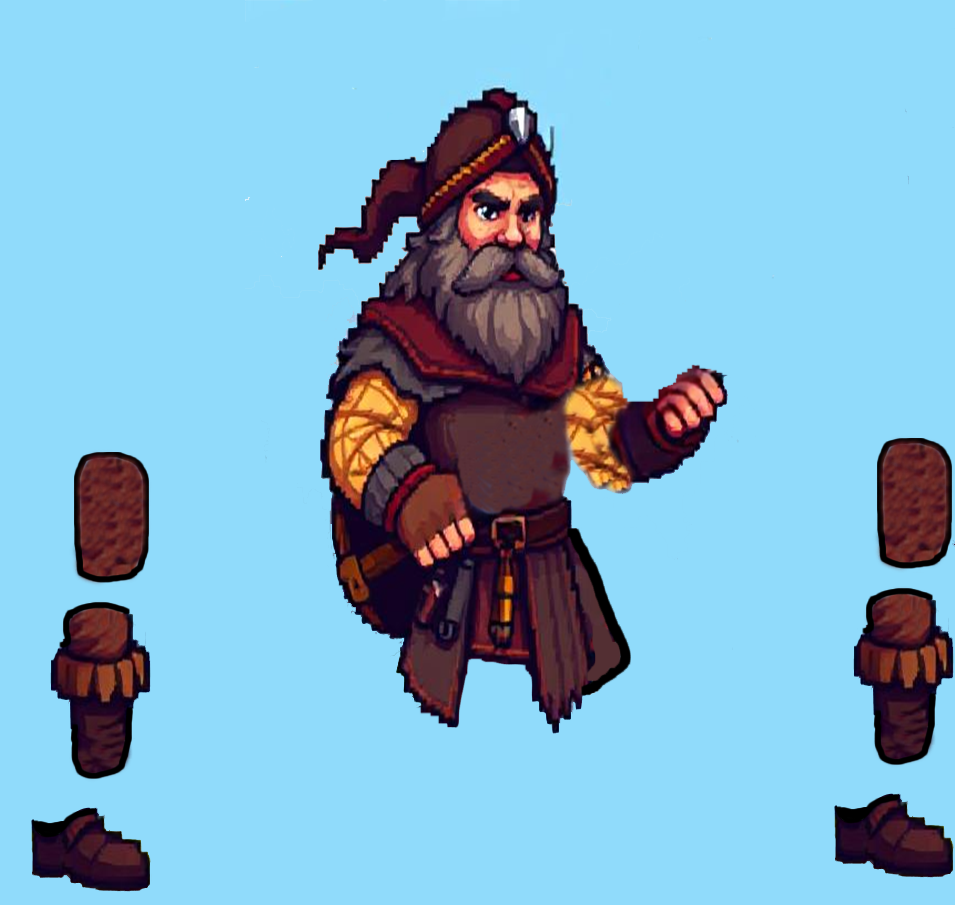
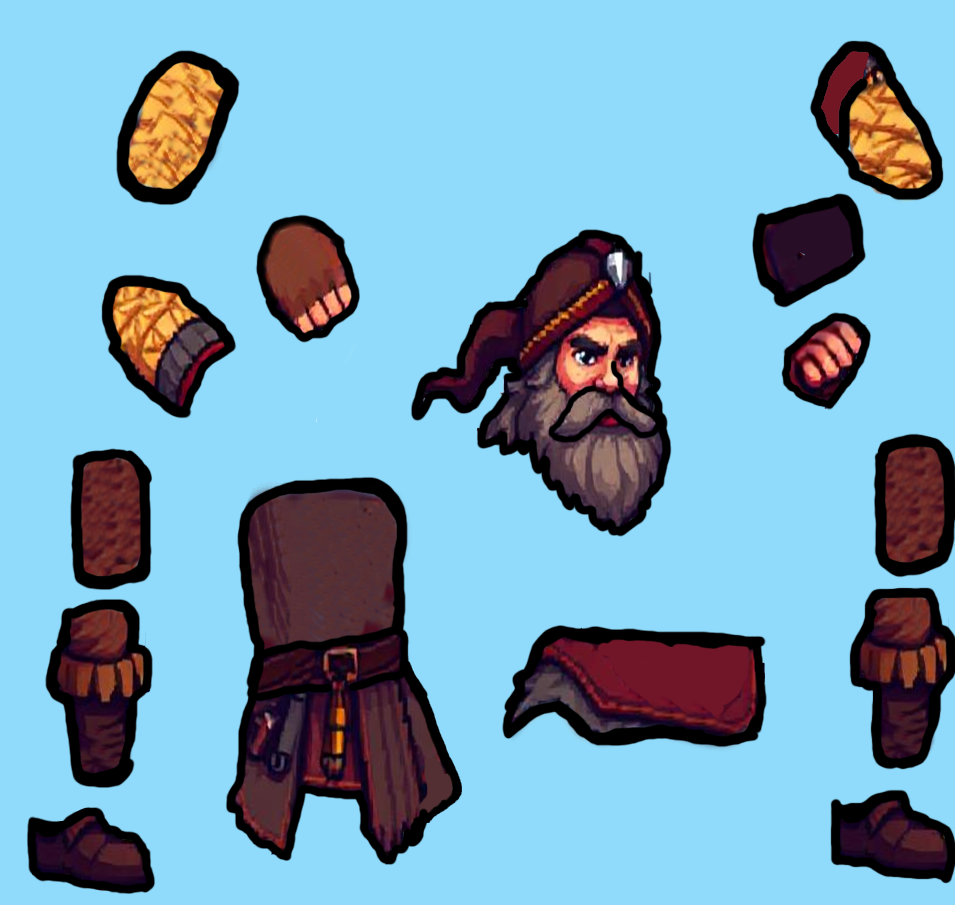
Layer changes from the first 955×905 image to the second:
added layer "Camada 13" above "Camada 2 cópia" over [26, 49, 955, 895]
added layer "Camada 5" above "Camada 6" over [781, 312, 872, 410]
added layer "Camada 6" above "Camada 7" over [757, 199, 867, 316]
added layer "Camada 7" above "Camada 8" over [809, 40, 944, 212]
added layer "Camada 8" above "Camada 9" over [413, 214, 694, 532]
added layer "Camada 9" above "Camada 10" over [467, 573, 767, 751]
added layer "Camada 10" above "Camada 11" over [116, 54, 235, 198]
added layer "Camada 11" above "Camada 12" over [101, 274, 237, 419]
added layer "Camada 12" above "Camada 0" over [255, 214, 356, 338]
painted on "Camada 0" over [228, 0, 955, 865]
